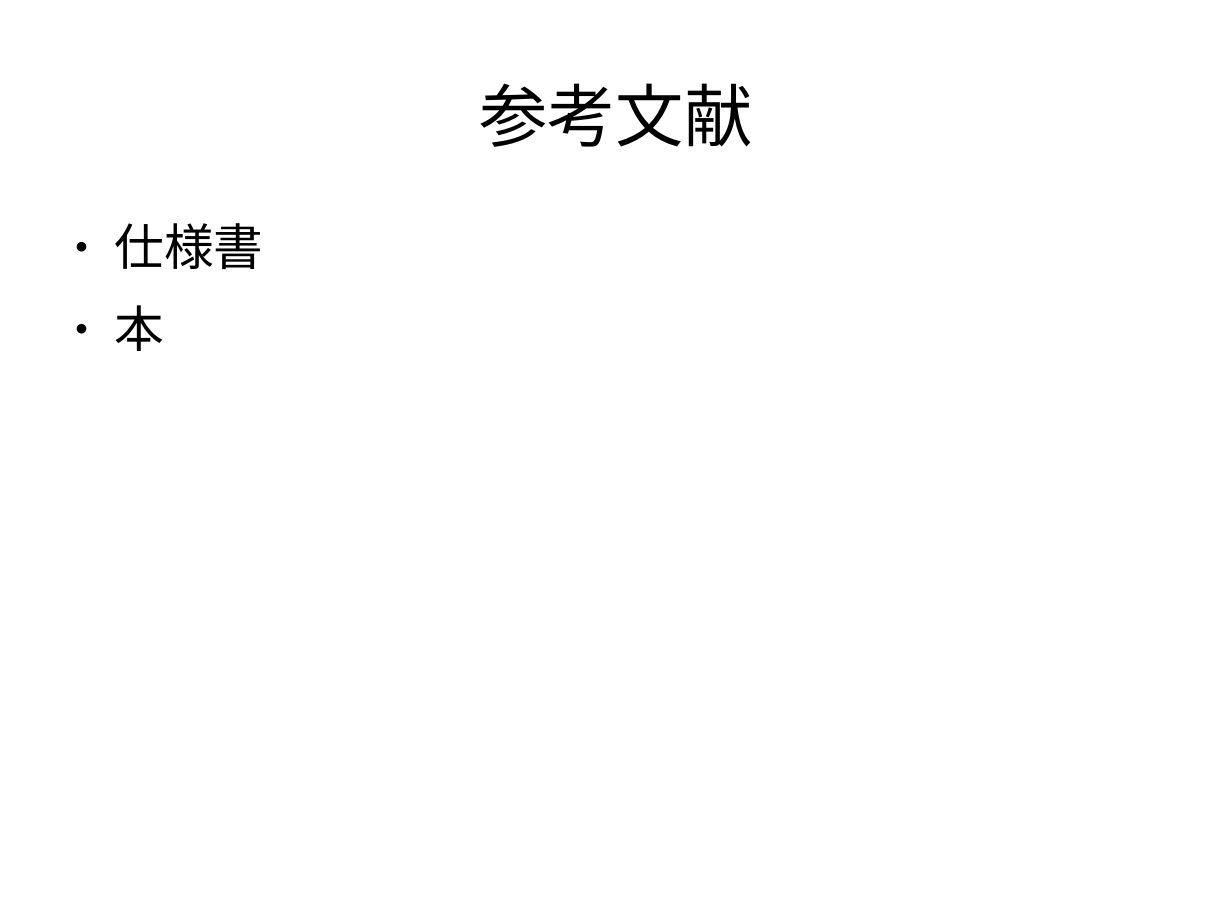
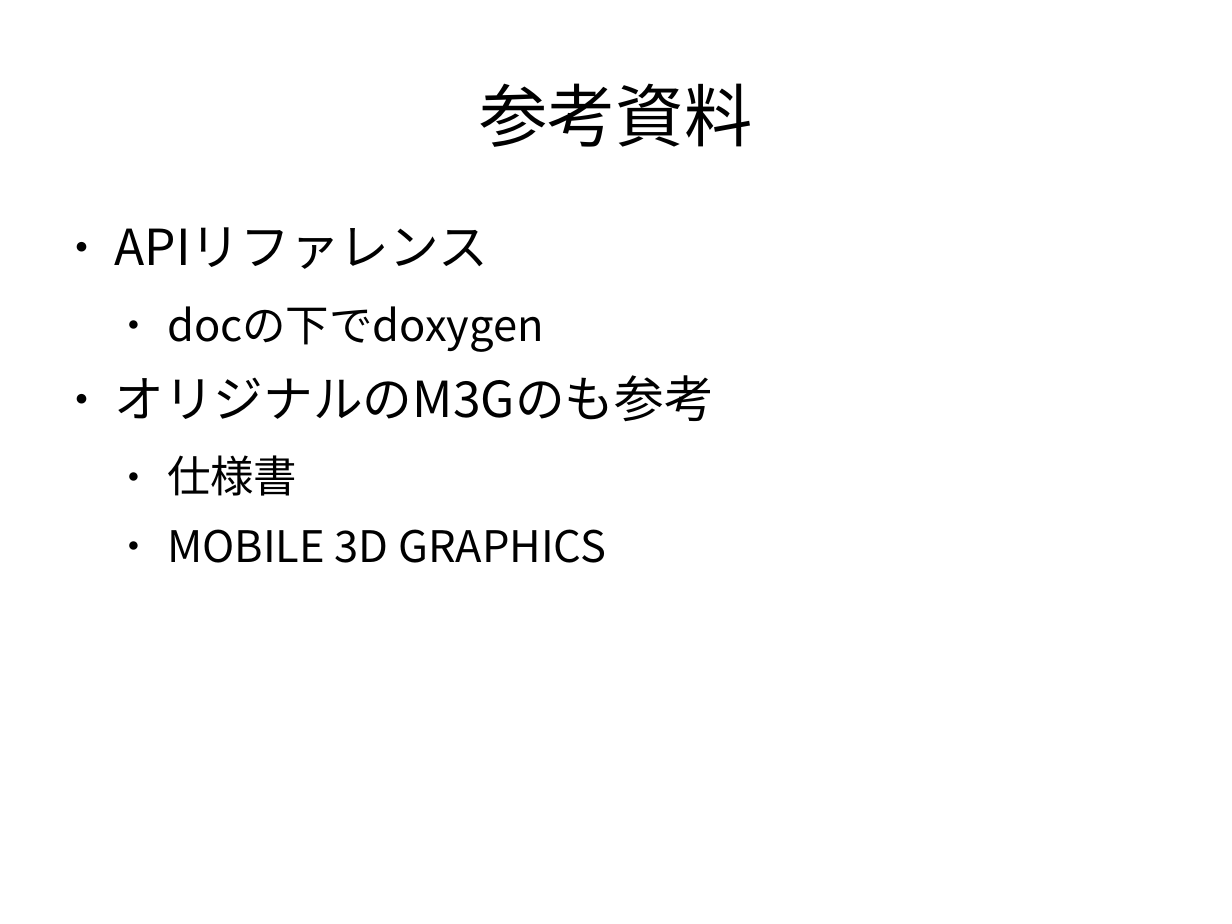
Before and after one commit to vadosnaprimer/desktop-m3g, a slide deck: slide 7 of doc/conference/Ruy会議2010-Desktop-M3Gとは.odp (slide 6 before the commit). Drawn at 1232x924 pixels with LibreOffice and Linux fonts; fonts in the diff are those of the drawing. Boxes give left, top, right and bottom in pixels: in the first picture for what was removed or moved away, otherwise in the second. Text is boxed around its words. In the diff, an @@ line names an element or a change of style, - is before the commit and + after.

```diff
--- a/doc/conference/Ruy会議2010-Desktop-M3Gとは.odp
+++ b/doc/conference/Ruy会議2010-Desktop-M3Gとは.odp
@@ title at (479,83,752,147): text changed @@
-参考文献
+参考資料
@@ text at (114,227,713,422): paragraphs added @@
+● APIリファレンス
+  ● docの下でdoxygen
+● オリジナルのM3Gのも参考
@@ text at (167,455,297,496): size 32 to 28 pt in "仕様書"; list level 1 to 2 in "仕様書" @@
@@ text at (167,529,606,563): text changed; size 32 to 28 pt @@
-● 本
+  ● MOBILE 3D GRAPHICS
```
Also in this commit, not shown: 2 other slides changed, 1 slide added, 2 other files.
